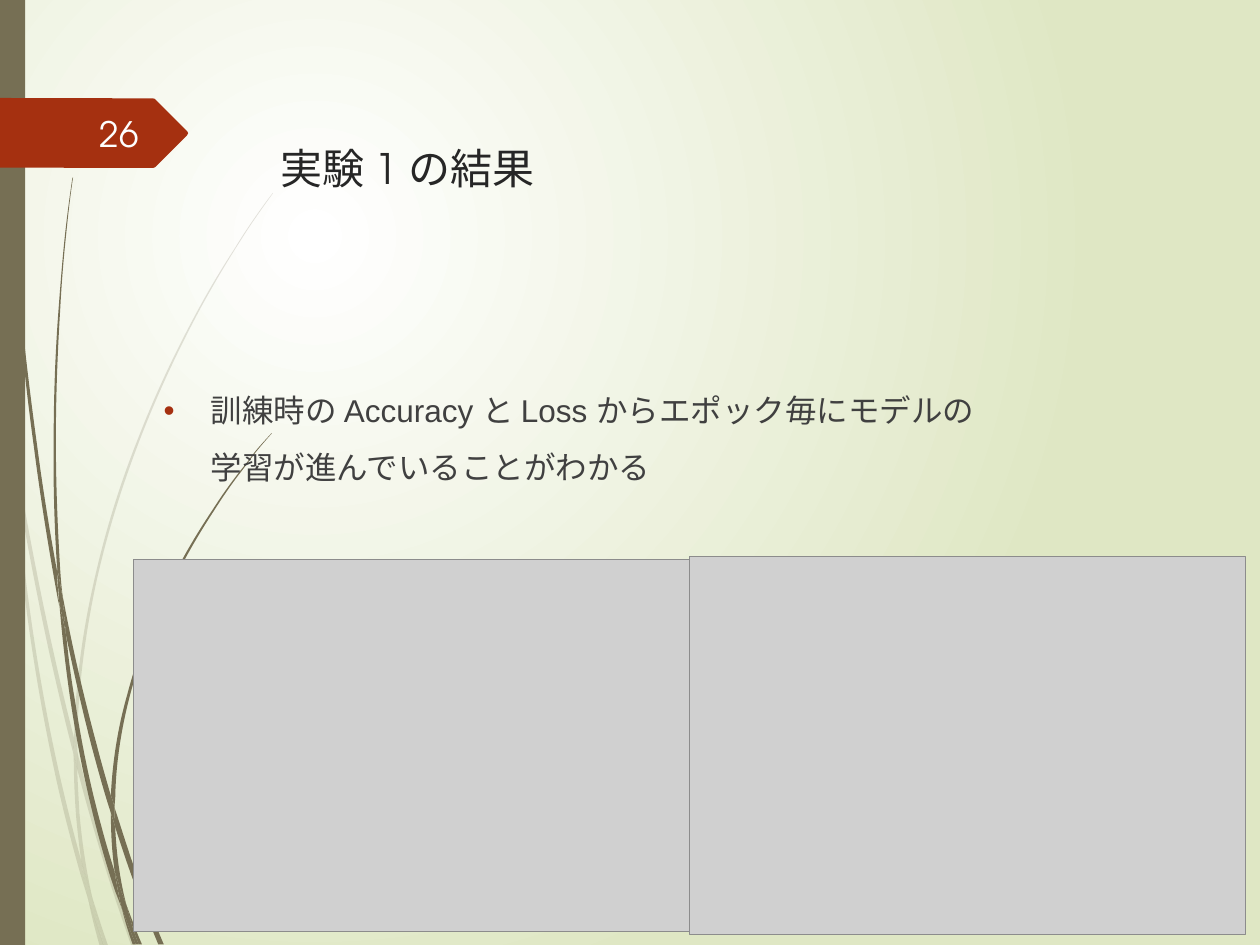
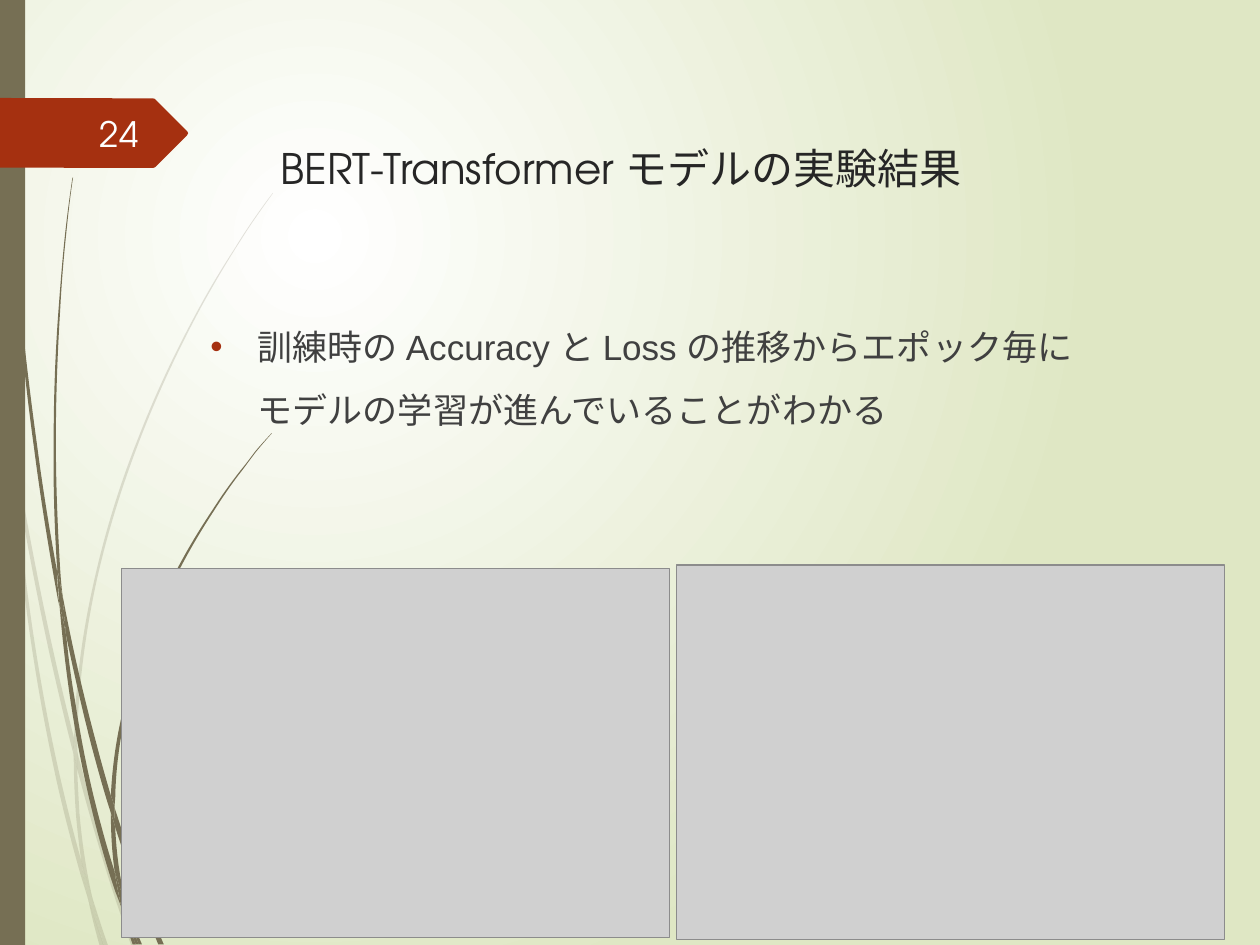
Before and after one commit to yuuki-kusumoto/kusumoto, a slide deck: slide 24 of 2021_prsn_2nd/後期研究発表会.pptx (slide 26 before the commit). Drawn at 1260x945 pixels with LibreOffice and Linux fonts; fonts in the diff are those of the drawing; grey boxes stand for pictures. Boxes give left, top, right and bottom in pixels: in the first picture for what was removed or moved away, otherwise in the second. Text is boxed around its words. In the diff, an @@ line names an element or a change of style, - is before the commit and + after.

```diff
--- a/2021_prsn_2nd/後期研究発表会.pptx
+++ b/2021_prsn_2nd/後期研究発表会.pptx
@@ page number at (100, 120, 139, 147): text changed @@
-26
+24
@@ title at (281, 148, 962, 188): text changed @@
-実験 1 の結果
+BERT-Transformer モデルの実験結果
@@ text at (258, 330, 1073, 426): text changed; size 18 to 20 pt @@
-• 訓練時の Accuracy と Loss からエポック毎にモデルの
-  学習が進んでいることがわかる
+• 訓練時の Accuracy と Loss の推移からエポック毎にモデルの学習が進んでいることがわかる
@@ picture: place and size @@
-picture at (134, 559, 689, 931)
+picture at (121, 568, 669, 937)
@@ picture: place and size @@
-picture at (689, 556, 1245, 935)
+picture at (677, 564, 1225, 939)
```
Also in this commit, not shown: 28 other slides changed, 2 slides added, 1 slide removed, 1 other file.
